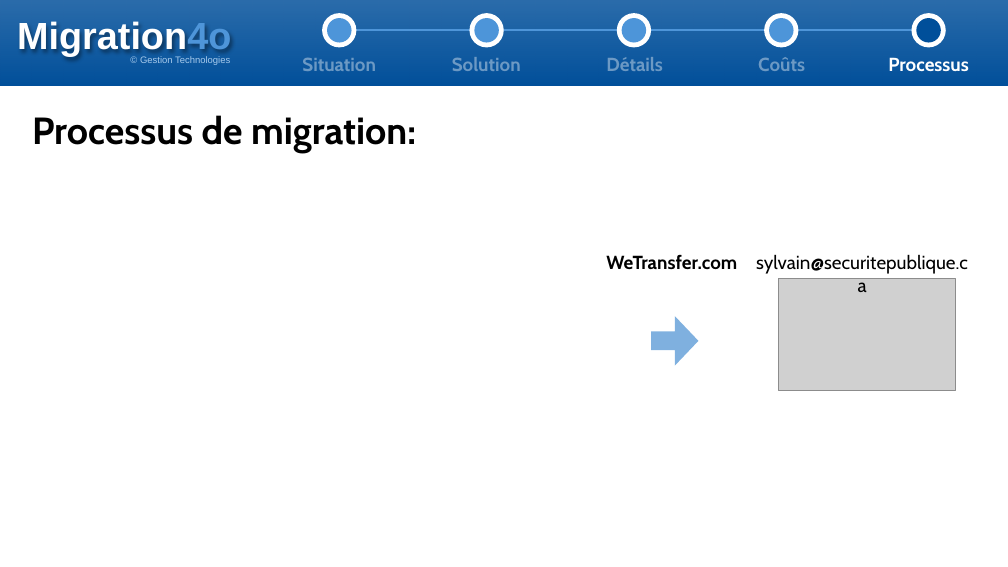
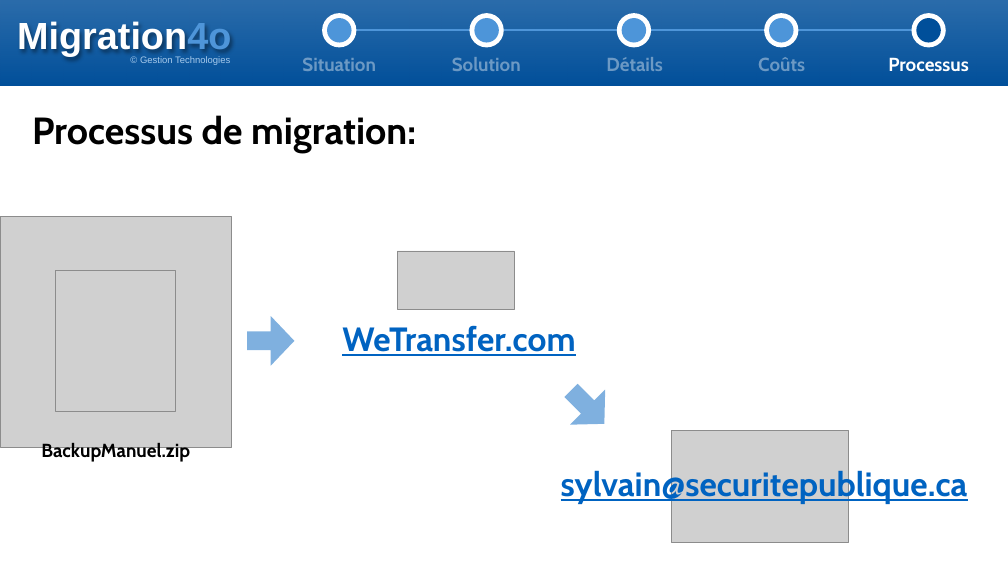
Before and after one commit to s-pedneault/migration4o, a slide deck: slide 12 of doc/Presentation.pptx. Drawn at 1008x567 pixels with LibreOffice and Linux fonts; fonts in the diff are those of the drawing; grey boxes stand for pictures. Boxes give left, top, right and bottom in pixels: in the first picture for what was removed or moved away, otherwise in the second. Text is boxed around its words. In the diff, an @@ line names an element or a change of style, - is before the commit and + after.

```diff
--- a/doc/Presentation.pptx
+++ b/doc/Presentation.pptx
@@ picture added at box(0, 216, 231, 448) @@
@@ picture added at box(398, 251, 514, 309) @@
@@ picture added at box(56, 271, 176, 411) @@
@@ right arrow: place and size @@
-right arrow at box(651, 316, 699, 366)
+right arrow at box(247, 316, 295, 366)
@@ text "WeTransfer.com": place and size @@
-text "WeTransfer.com" at box(606, 255, 737, 269)
+text "WeTransfer.com" at box(342, 325, 575, 356)
@@ text "WeTransfer.com" at box(342, 325, 575, 356): size 18 to 32 pt, text colour #000000 to #0063C1, underline on @@
@@ right arrow added at box(553, 373, 622, 442), fill #0063C1 at 50% opacity @@
@@ text added at box(41, 443, 190, 463), 18 pt, text #000000, bold @@
+BackupManuel.zip
@@ picture: place and size @@
-picture at box(779, 278, 955, 391)
+picture at box(672, 430, 848, 543)
@@ text "sylvain@securitepublique.ca": place and size @@
-text "sylvain@securitepublique.ca" at box(756, 254, 968, 274)
+text "sylvain@securitepublique.ca" at box(561, 468, 968, 504)
@@ text "sylvain@securitepublique.ca" at box(561, 468, 968, 504): size 18 to 32 pt, text colour #000000 to #0063C1, bold on, underline on @@
```
Also in this commit, not shown: 5 other slides changed, 2 other files.
